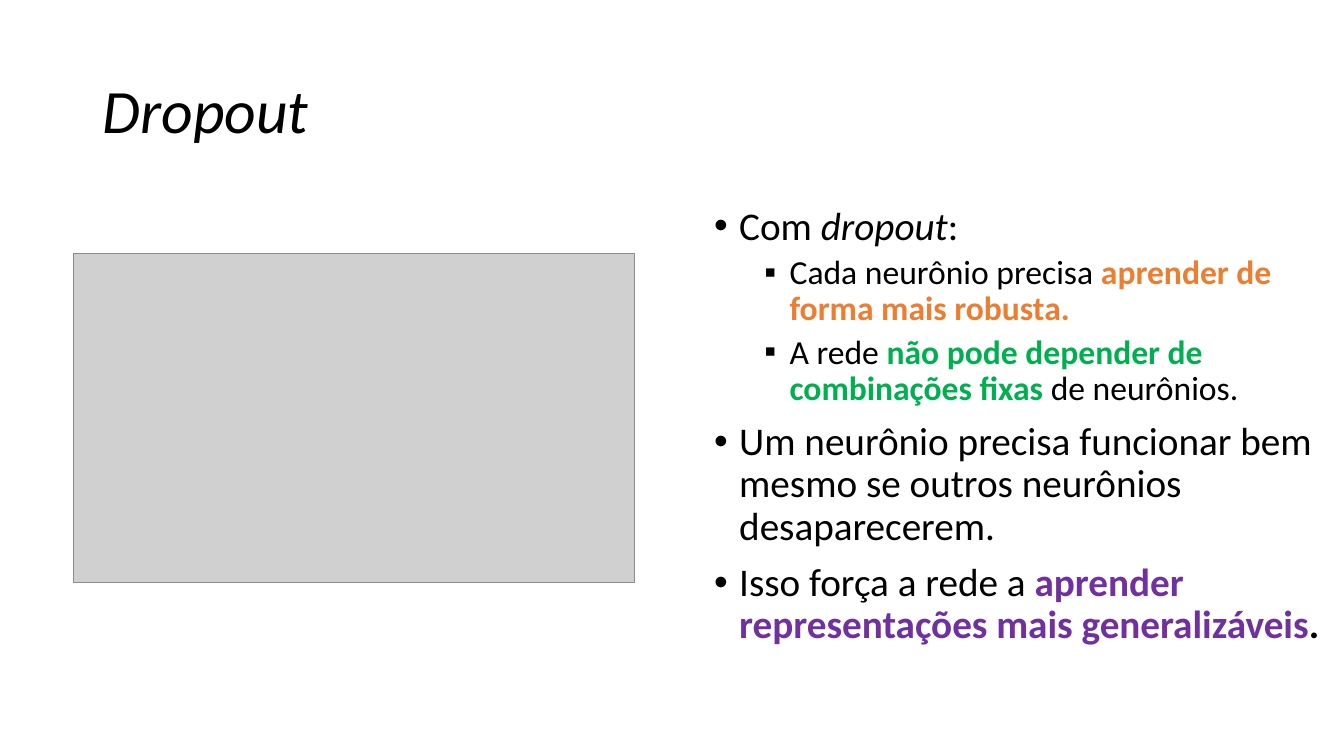
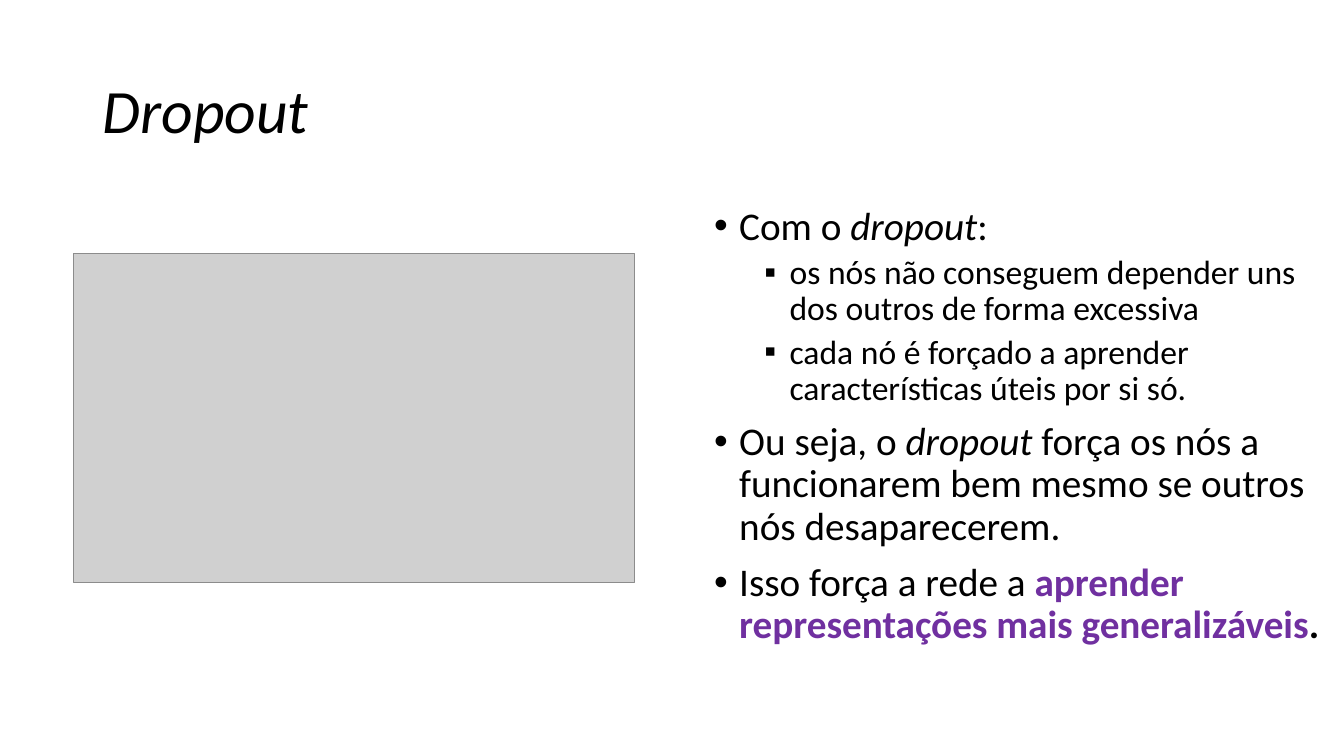
Before and after one commit to zz4fap/c24_inteligencia_artificial, a slide deck: slide 69 of slides/C24_CNN.pptx (slide 68 before the commit). Drawn at 1344x756 pixels with LibreOffice and Linux fonts; fonts in the diff are those of the drawing; grey boxes stand for pictures. Boxes give left, top, right and bottom in pixels: in the first picture for what was removed or moved away, otherwise in the second. Text is boxed around its words. In the diff, an @@ line names an element or a change of style, - is before the commit and + after.

```diff
--- a/slides/C24_CNN.pptx
+++ b/slides/C24_CNN.pptx
@@ text at <box>739,212,1304,547</box>: text changed @@
-• Com dropout:
-  ▪ Cada neurônio precisa aprender de forma mais robusta.
-  ▪ A rede não pode depender de combinações fixas de neurônios.
-• Um neurônio precisa funcionar bem mesmo se outros neurônios desaparecerem.
+• Com o dropout:
+  ▪ os nós não conseguem depender uns dos outros de forma excessiva
+  ▪ cada nó é forçado a aprender características úteis por si só.
+• Ou seja, o dropout força os nós a funcionarem bem mesmo se outros nós desaparecerem.
```
Also in this commit, not shown: 14 other slides changed, 3 slides added, 1 slide removed.
